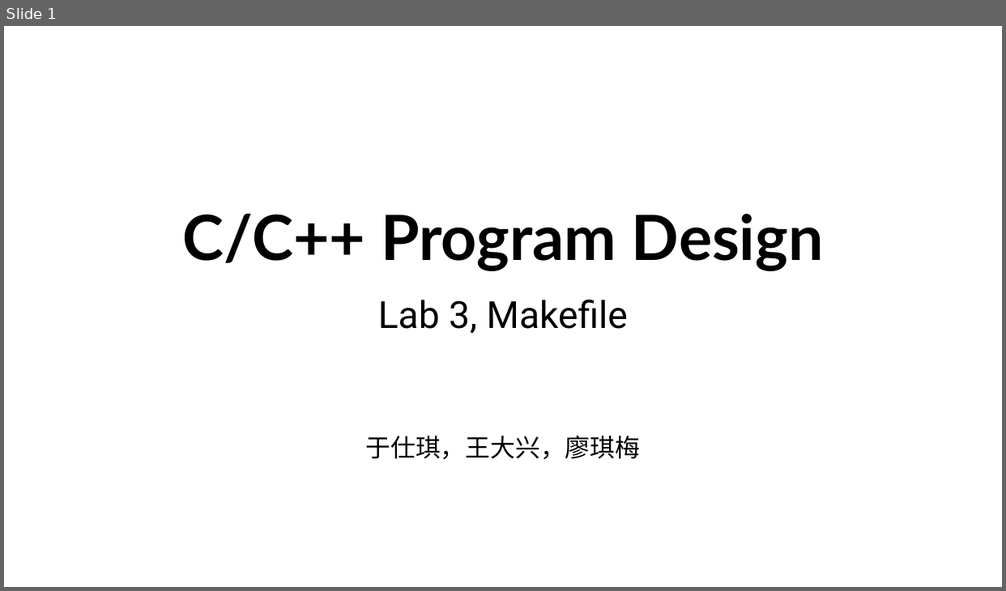
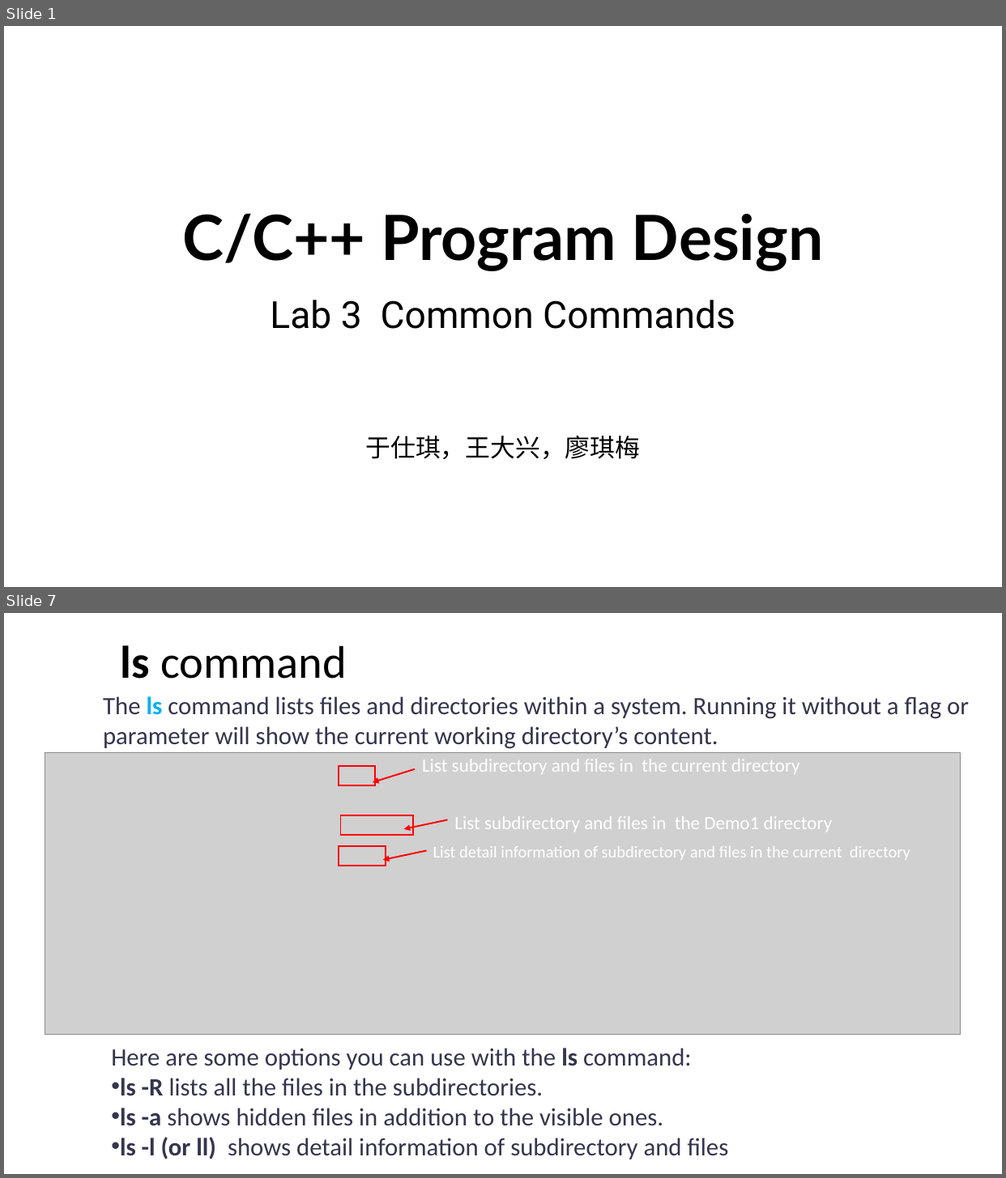
Before and after one commit to ShiqiYu/CPP, a slide deck: week03/Lab03.pptx. Shown one above the other, each under a label of ours: slide 1 before the commit, slides 1 and 7 after it; the slides between them are not shown. The pictures are 1006x591 and 1006x1178 pixels, drawn with LibreOffice and Linux fonts; fonts in the diff are those of the drawing; grey boxes stand for pictures; background and template pictures are left out. Boxes give left, top, right and bottom in pixels: in the first picture for what was removed or moved away, otherwise in the second. Text is boxed around its words. In the diff, an @@ line names an element or a change of style, - is before the commit and + after.

```diff
--- a/week03/Lab03.pptx
+++ b/week03/Lab03.pptx
@@ slide 7 added at (x1=4, y1=613, x2=1002, y2=1174), background #FFFFFF @@
@@ title added at (x1=121, y1=645, x2=347, y2=679), 44 pt, text #000000 @@
+ls command
@@ text added at (x1=103, y1=696, x2=969, y2=749), 24 pt, text #36344D @@
+The ls command lists files and directories within a system. Running it without a flag or parameter will show the current working directory’s content.
@@ picture added at (x1=45, y1=753, x2=961, y2=1034) @@
@@ rectangle added at (x1=339, y1=766, x2=375, y2=786), outline #FF0000 1.5 pt @@
@@ arrow added from (415, 769) to (373, 782), #FF0000 1.5 pt @@
@@ text added at (x1=422, y1=759, x2=800, y2=774), 18 pt, text #FFFFFF @@
+List subdirectory and files in the current directory
@@ rectangle added at (x1=341, y1=815, x2=414, y2=835), outline #FF0000 1.5 pt @@
@@ arrow added from (448, 820) to (404, 829), #FF0000 1.5 pt @@
@@ text added at (x1=454, y1=816, x2=833, y2=832), 18 pt, text #FFFFFF @@
+List subdirectory and files in the Demo1 directory
@@ rectangle added at (x1=339, y1=846, x2=385, y2=866), outline #FF0000 1.5 pt @@
@@ arrow added from (427, 851) to (383, 860), #FF0000 1.5 pt @@
@@ text added at (x1=433, y1=846, x2=910, y2=860), 16 pt, text #FFFFFF @@
+List detail information of subdirectory and files in the current directory
@@ text added at (x1=111, y1=1048, x2=729, y2=1160), 24 pt, text #36344D @@
+Here are some options you can use with the ls command:
+• ls -R lists all the files in the subdirectories.
+• ls -a shows hidden files in addition to the visible ones.
+• ls -l (or ll) shows detail information of subdirectory and files
@@ slide 1 changed as well @@
@@ subtitle at (x1=270, y1=300, x2=735, y2=329): text changed @@
-Lab 3, Makefile
+Lab 3 Common Commands
```
Also in this commit, not shown: 20 other slides added, 15 slides removed.
